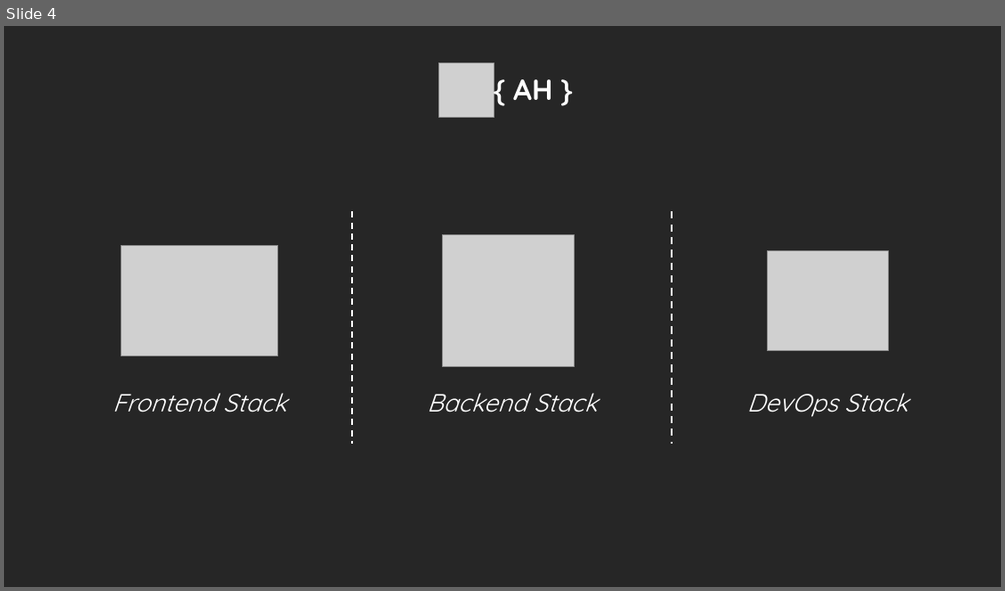
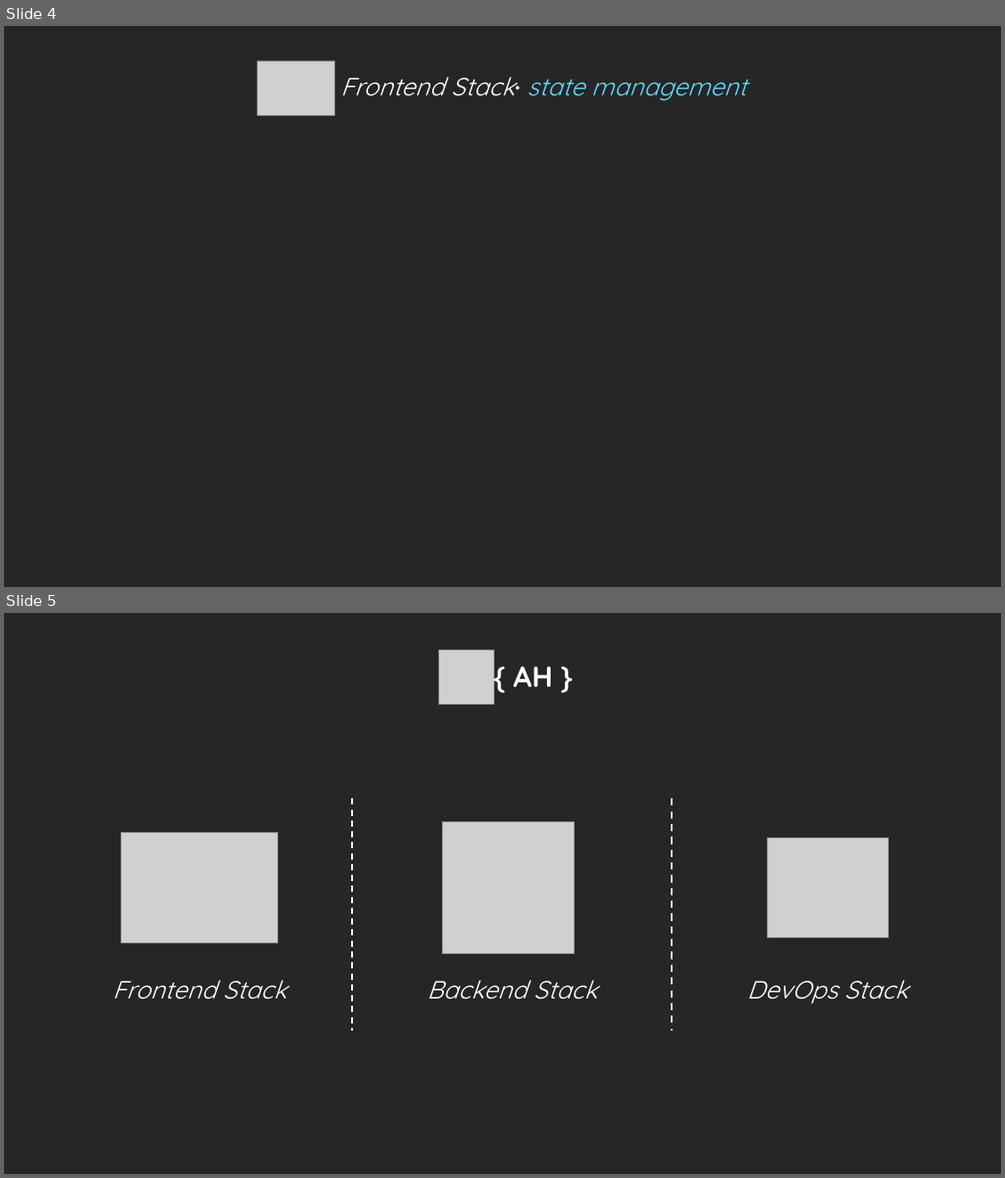
Before and after one commit to LucasDvp/advocateHub-docs, a slide deck: How_AH_Using_OSes.pptx. Shown one above the other, each under a label of ours: slide 4 before the commit, slides 4 and 5 after it. The pictures are 1005x591 and 1005x1178 pixels, drawn with LibreOffice and Linux fonts; fonts in the diff are those of the drawing; grey boxes stand for pictures. Boxes give left, top, right and bottom in pixels: in the first picture for what was removed or moved away, otherwise in the second. Text is boxed around its words. In the diff, an @@ line names an element or a change of style, - is before the commit and + after.

Commit message:
update

```diff
--- a/How_AH_Using_OSes.pptx
+++ b/How_AH_Using_OSes.pptx
@@ slide 4 added at (4,26,1001,587), background #262626 @@
@@ picture added at (258,61,334,115) @@
@@ text added at (340,77,747,101), 24 pt, text #61DAFB, italic @@
+Frontend Stack· state management
@@ what was slide 4 is now slide 5 @@
```
Also in this commit, not shown: 1 slide changed.
